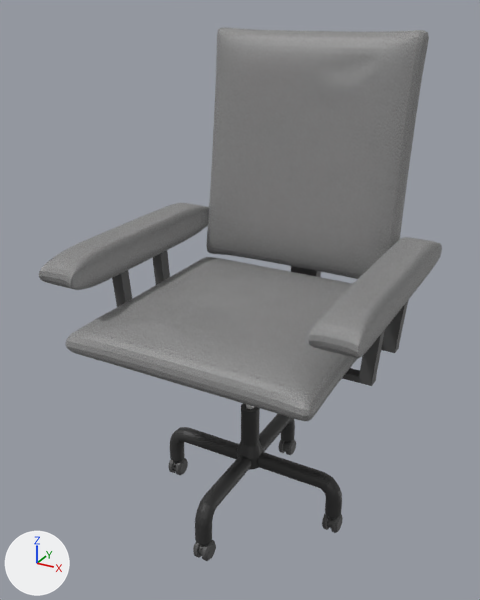
What one commit did to the glTF model res/models/chair-00001.glb.
Before and after are seen from a camera (50 mm lens) standing at (0.592, -1.123, 1.031) and looking at (-0.028, 0.004, 0.468). Every picture has the same lights, and +X, +Y and +Z are marked at lower left. Where no turn or scale is listed for an object, it has been applied to the vertices. Vertices at the same position are counted once.
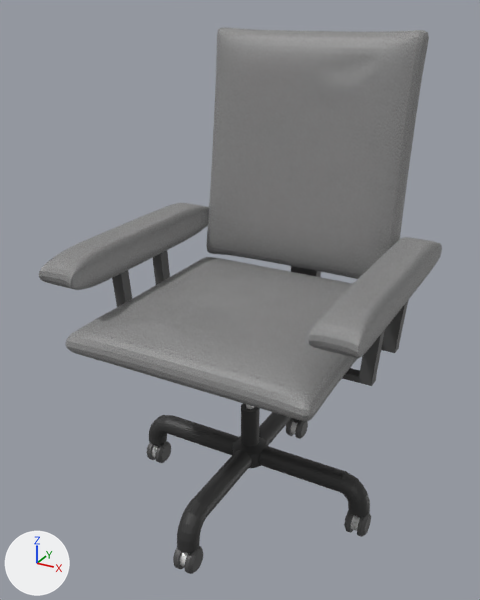
The newer file is also turned or shifted as a whole; pictures and numbers use the older file's frame.

What differs and where, as boxes (x1, y1, x2, y2) in the pictures (480 x 600 px; the box of a moved part takes in the faces that stretch with it):
'Cube.015', reshaped
    before: (39, 27, 442, 561)
    after: (39, 27, 442, 574)
part 1 of me_cube_036, moved or reshaped
    before: (200, 540, 216, 561)
    after: (182, 546, 203, 574)
part 2 of me_cube_036, moved or reshaped
    before: (278, 439, 287, 453)
    after: (286, 419, 296, 436)
part 3 of me_cube_036, moved or reshaped
    before: (284, 439, 296, 455)
    after: (293, 421, 308, 439)
part 4 of me_cube_036, moved or reshaped
    before: (169, 460, 177, 473)
    after: (147, 443, 158, 460)
part 5 of me_cube_036, moved or reshaped
    before: (174, 458, 188, 475)
    after: (153, 441, 171, 463)
part 6 of me_cube_036, rebuilt
    before: (259, 414, 295, 452)
    after: (259, 412, 301, 446)
part 7 of me_cube_036, rebuilt (30% wider, 7% taller)
    before: (257, 452, 342, 518)
    after: (259, 446, 370, 517)
part 8 of me_cube_036, rebuilt (30% wider, 14% taller)
    before: (170, 427, 239, 462)
    after: (149, 415, 239, 455)
part 9 of me_cube_036, rebuilt (33% wider, 16% taller)
    before: (195, 456, 251, 545)
    after: (177, 450, 252, 553)
part 10 of me_cube_036, added
    after: (173, 548, 187, 569)
part 11 of me_cube_036, added
    after: (344, 510, 358, 533)
part 12 of me_cube_036, added
    after: (353, 512, 371, 537)
part 13 of me_cube_036, deleted
    before: (193, 542, 204, 558)
part 14 of me_cube_036, deleted
    before: (322, 513, 332, 530)
part 15 of me_cube_036, deleted
    before: (329, 515, 343, 533)
part 16 of me_cube_036, moved or reshaped
    before: (237, 441, 263, 470)
    after: (233, 436, 267, 468)

The change, as a diff of the scene's bpy script:
```diff
--- a/res/models/chair-00001.glb.py
+++ b/res/models/chair-00001.glb.py
@@ me_cube_036 @@
-me_cube_036.from_pydata(...)  # 20264 vertices, 40456 faces; spans x -0.324..0.322, y -0.287..0.336, z -0.532..0.502
+me_cube_036.from_pydata(...)  # 20264 vertices, 40456 faces; spans x -0.324..0.322, y -0.293..0.336, z -0.513..0.502
+# me_cube_036 part 1: the loose piece of 192 vertices spanning x 0.0..0.02, y -0.23..-0.186, z -0.532..-0.489 is scaled about its middle by 1.28, then moved by (0.0, -0.058, 0.025)
+# me_cube_036 part 2: the loose piece of 192 vertices spanning x -0.016..0.004, y 0.185..0.228, z -0.532..-0.489 is scaled about its middle by 1.28, then moved by (-0.002, 0.058, 0.025)
+# me_cube_036 part 3: the loose piece of 192 vertices spanning x 0.0..0.02, y 0.185..0.228, z -0.532..-0.489 is scaled about its middle by 1.28, then moved by (0.002, 0.058, 0.025)
+# me_cube_036 part 4: the loose piece of 192 vertices spanning x -0.222..-0.201, y -0.021..0.022, z -0.532..-0.489 is scaled about its middle by 1.28, then moved by (-0.06, 0.0, 0.025)
+# me_cube_036 part 5: the loose piece of 192 vertices spanning x -0.206..-0.186, y -0.021..0.022, z -0.532..-0.489 is scaled about its middle by 1.28, then moved by (-0.055, 0.0, 0.025)
+# me_cube_036 part 6: the loose piece of 320 vertices spanning x -0.016..0.019, y 0.026..0.225, z -0.509..-0.39 is rebuilt with 320 vertices and now spans x -0.022..0.024, y 0.033..0.288, z -0.484..-0.371
+# me_cube_036 part 7: the loose piece of 320 vertices spanning x 0.028..0.228, y -0.018..0.018, z -0.509..-0.39 is rebuilt with 320 vertices and now spans x 0.036..0.291, y -0.023..0.023, z -0.484..-0.371
+# me_cube_036 part 8: the loose piece of 320 vertices spanning x -0.223..-0.023, y -0.018..0.018, z -0.509..-0.39 is rebuilt with 320 vertices and now spans x -0.285..-0.03, y -0.023..0.023, z -0.484..-0.371
+# me_cube_036 part 9: the loose piece of 320 vertices spanning x -0.018..0.018, y -0.225..-0.026, z -0.509..-0.39 is rebuilt with 320 vertices and now spans x -0.023..0.023, y -0.288..-0.033, z -0.484..-0.371
+# me_cube_036 part 10: a new loose piece of 192 vertices spanning x -0.023..0.002, y -0.293..-0.238, z -0.513..-0.458
+# me_cube_036 part 11: a new loose piece of 192 vertices spanning x 0.245..0.27, y -0.028..0.028, z -0.513..-0.458
+# me_cube_036 part 12: a new loose piece of 192 vertices spanning x 0.265..0.29, y -0.028..0.028, z -0.513..-0.458
+# me_cube_036 part 13: the loose piece of 192 vertices spanning x -0.016..0.004, y -0.23..-0.186, z -0.532..-0.489 is deleted
+# me_cube_036 part 14: the loose piece of 192 vertices spanning x 0.192..0.212, y -0.022..0.022, z -0.532..-0.489 is deleted
+# me_cube_036 part 15: the loose piece of 192 vertices spanning x 0.208..0.228, y -0.022..0.022, z -0.532..-0.489 is deleted
+# me_cube_036 part 16
+# 64 vertices move from x -0.031..0.031, y -0.031..0.031, z -0.423..-0.394 to x -0.04..0.038, y -0.039..0.039, z -0.413..-0.376
 me_cube_036.materials.append(mat_muanyag)
```
